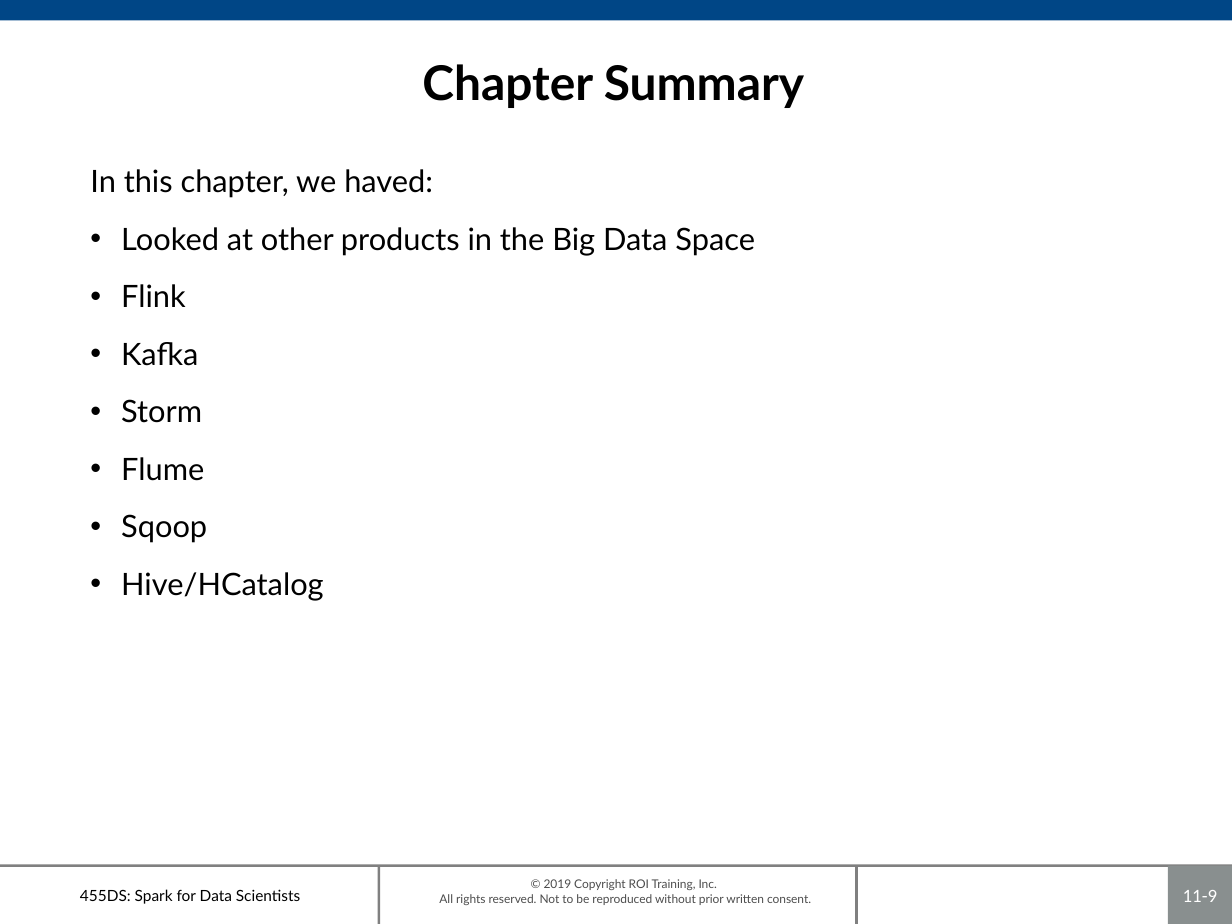
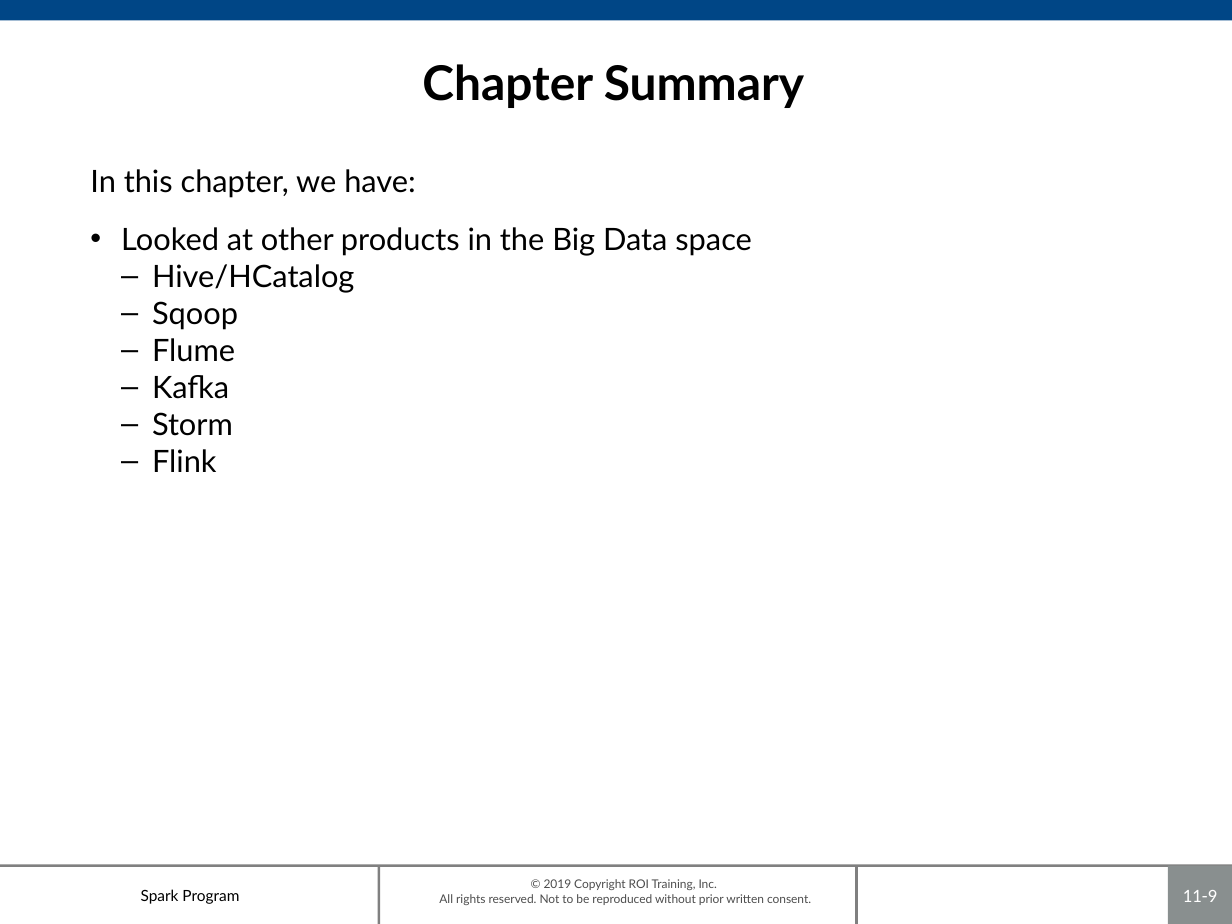
Before and after one commit to roitraining/SparkProgram, a slide deck: slide 9 of Day8/Ch11_Ecosystem.pptx. Drawn at 1232x924 pixels with LibreOffice and Linux fonts; fonts in the diff are those of the drawing; background and template pictures are left out. Boxes give left, top, right and bottom in pixels: in the first picture for what was removed or moved away, otherwise in the second. Text is boxed around its words. In the diff, an @@ line names an element or a change of style, - is before the commit and + after.

```diff
--- a/Day8/Ch11_Ecosystem.pptx
+++ b/Day8/Ch11_Ecosystem.pptx
@@ text at box(90, 169, 752, 362): text changed @@
-In this chapter, we haved:
-• Looked at other products in the Big Data Space
-• Flink
+In this chapter, we have:
+• Looked at other products in the Big Data space
+  – Hive/HCatalog
+  – Sqoop
+  – Flume
@@ text at box(152, 375, 233, 436): bullet • to –; list level 1 to 2 in "Kafka"; list level 1 to 2 in "Storm" @@
@@ text at box(152, 449, 217, 472): text changed @@
-• Flume
-• Sqoop
-• Hive/HCatalog
+  – Flink
@@ text at box(141, 889, 239, 904): text changed @@
-455DS: Spark for Data Scientists
+Spark Program
```
Also in this commit, not shown: 8 other slides changed, 3 other files.
